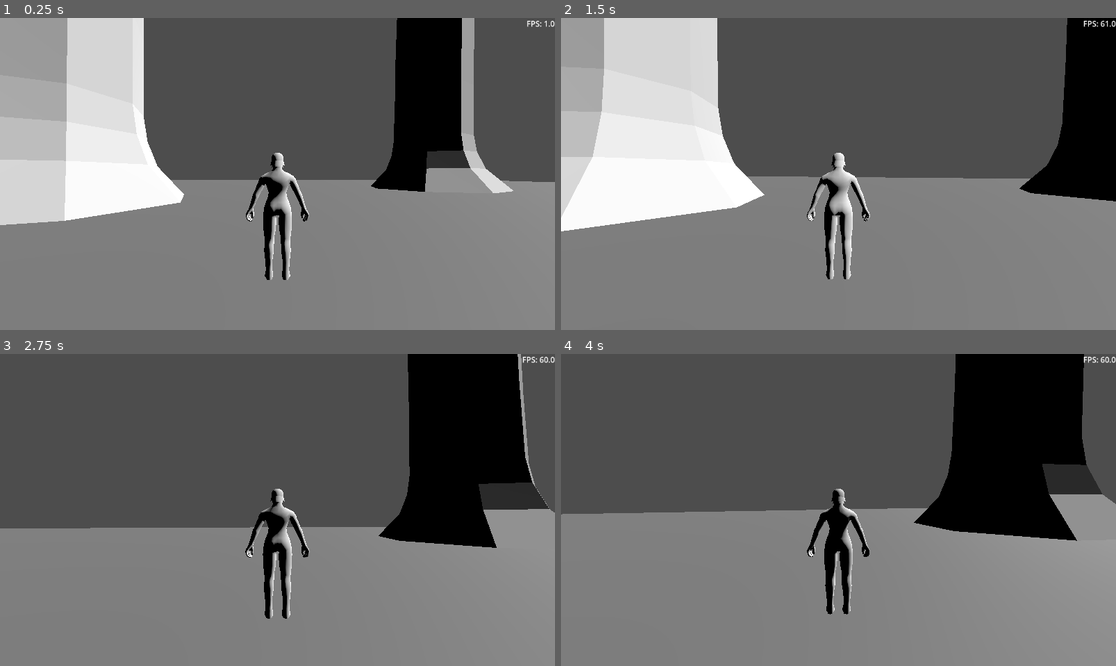
Above: before the commit, frames 1-4 (two rows, left to right).
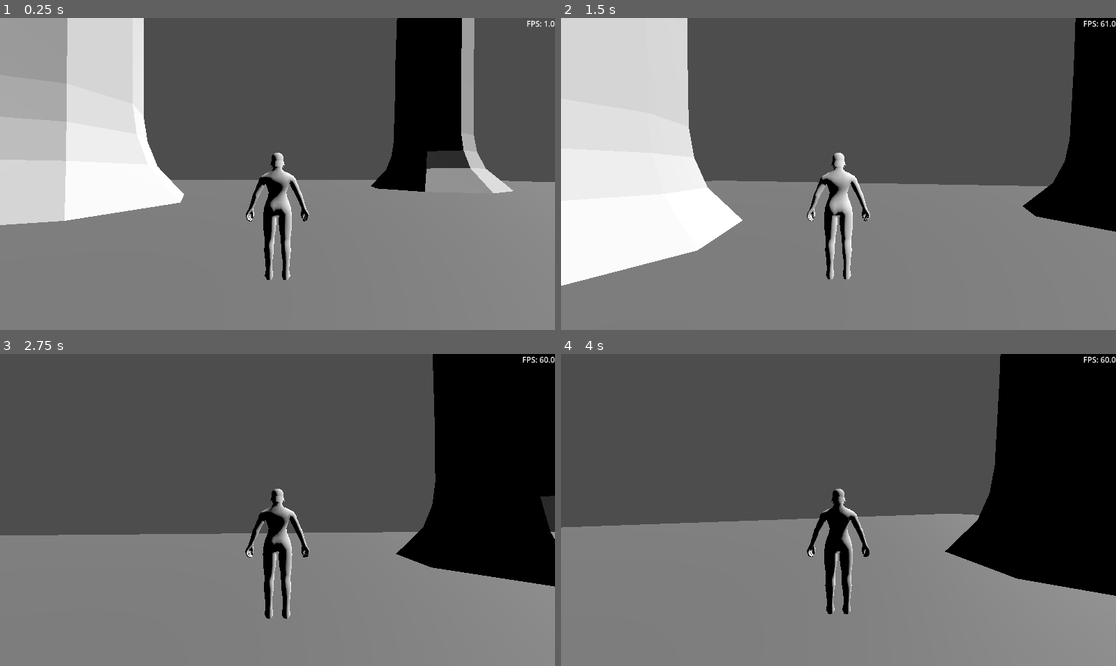
Above: after the commit, the same moments.

Repository: jdspohn/rpg
Game: Godot game, scene res://Scenes/main.tscn
Two runs of this game, one before a commit and one after it. Both use one fixed random seed, a clock stepped at 60 frames per second and the inputs below.
Inputs (mouse positions are in pixels of both pictures, inside the frame that each line leads up to):
- Up to frame 1 (0.25 s): no input
- Up to frame 2 (1.5 s): tap Enter at 0.5 s; move the mouse to (866, 174) at 0.52 s; hold Shift (sprint) 0.53-1.28 s; hold W (move_forward) from 0.53 s (still down); tap Space (jump) at 0.77, 0.8, 1.07, 1.35 s; move the mouse to (810, 174) at 1.27 s
- Up to frame 3 (2.75 s): keep holding W (move_forward); tap Space (jump) at 1.52, 1.82, 2.3 s; tap Shift (sprint) at 1.55 s; move the mouse to (288, 503) at 2.02 s; hold Shift (sprint) from 2.03 s (still down)
- Up to frame 4 (4 s): keep holding W (move_forward); move the mouse to (832, 516) at 2.77 s; release Shift (sprint) at 2.78 s; tap Shift (sprint) at 2.85 s; tap Space (jump) at 3.02, 3.32, 3.6, 3.77 s; move the mouse to (877, 513) at 3.52 s

The runs differ from the first frame. In frame 1, less than 0.1% of the frame differs, in the area x 4-93%, y 38-66%; in frame 2, 14%; in frame 3, 12%; in frame 4, 15%, in the area x 0-100%, y 0-78%.

Commit message:
jumping, air physics, and variable move speed

Diff:
--- a/Scripts/Player/player.gd
+++ b/Scripts/Player/player.gd
@@ -5,20 +5,46 @@
 @onready var pivot: Node3D = %Pivot
 @onready var camera_pivot: CameraController = %CameraPivot
 
-var move_direction = Vector3.ZERO
-var move_speed = 4.0
+#Player Stats
+var walk_speed: float = 2.0
+var run_speed: float = 4.0
+var sprint_speed: float = 6.0
+var jump_impulse: float = 13.0
+var fall_acceleration: float = 50.0
 
-func move_and_rotate() -> void:
-	if move_direction != Vector3.ZERO:
-		move_direction = move_direction.rotated(Vector3.UP, camera_pivot.rotation.y)
-		pivot.basis = Basis.looking_at(move_direction)
-	_handle_ground_physics()
-	move_and_slide()
+var move_direction := Vector3.ZERO
+var move_speed: float
 
 func _handle_ground_physics() -> void:
 	velocity.x = move_direction.x * move_speed
 	velocity.z = move_direction.z * move_speed
 
-func _physics_process(_delta: float) -> void:
+func _handle_air_physics(delta) -> void:
+	velocity.y -= fall_acceleration * delta
+	if move_direction != Vector3.ZERO:
+		velocity.x = move_direction.x * move_speed
+		velocity.z = move_direction.z * move_speed
+
+func move_and_rotate(delta) -> void:
+	if move_direction != Vector3.ZERO:
+		move_direction = move_direction.rotated(Vector3.UP, camera_pivot.rotation.y)
+		pivot.basis = Basis.looking_at(move_direction)
+	if is_on_floor():
+		if velocity.y != 0:
+			velocity.y = 0
+		_handle_ground_physics()
+		if input_manager.is_jumping:
+			velocity.y = jump_impulse
+	else:
+		_handle_air_physics(delta)
+	move_and_slide()
+
+func _physics_process(delta: float) -> void:
 	move_direction = Vector3(input_manager.move_input.x, 0, input_manager.move_input.y).normalized()
-	move_and_rotate.call_deferred()
+	if input_manager.move_input.length() <= 0.4:
+		move_speed = walk_speed
+	else:
+		move_speed = run_speed
+	if input_manager.is_sprinting:
+		move_speed = sprint_speed
+	move_and_rotate.call_deferred(delta)
--- a/Scripts/input_manager.gd
+++ b/Scripts/input_manager.gd
@@ -7,16 +7,24 @@
 var move_input = Vector2.ZERO
 var camera_input = Vector2.ZERO
 var gamepad_camera_input = Vector2.ZERO
+var is_sprinting = false
+var is_jumping = false
 
 func _ready() -> void:
 	Input.set_mouse_mode(Input.MOUSE_MODE_CAPTURED)
 
 func _physics_process(_delta: float) -> void:
+	is_sprinting = false
+	is_jumping = false
 	move_input = Input.get_vector("move_left", "move_right", "move_forward", "move_back")
 	gamepad_camera_input = Input.get_vector("look_left", "look_right", "look_up", "look_down")
 	if gamepad_camera_input.length() > 0.1:
 		camera_input.x += gamepad_camera_input.y * gamepad_sensitivity
 		camera_input.y += gamepad_camera_input.x * gamepad_sensitivity
+	if Input.is_action_pressed("sprint"):
+		is_sprinting = true
+	if Input.is_action_just_pressed("jump"):
+		is_jumping = true
 
 func _unhandled_input(event: InputEvent) -> void:
 	if event is InputEventMouseMotion:
--- a/project.godot
+++ b/project.godot
@@ -53,11 +53,13 @@
 jump={
 "deadzone": 0.2,
 "events": [Object(InputEventKey,"resource_local_to_scene":false,"resource_name":"","device":-1,"window_id":0,"alt_press …(191 unchanged characters)…
+, Object(InputEventJoypadButton,"resource_local_to_scene":false,"resource_name":"","device":-1,"button_index":0,"pressure":0.0,"pressed":true,"script":null)
 ]
 }
 sprint={
 "deadzone": 0.2,
 "events": [Object(InputEventKey,"resource_local_to_scene":false,"resource_name":"","device":-1,"window_id":0,"alt_press …(195 unchanged characters)…
+, Object(InputEventJoypadMotion,"resource_local_to_scene":false,"resource_name":"","device":-1,"axis":4,"axis_value":1.0,"script":null)
 ]
 }
 look_left={
